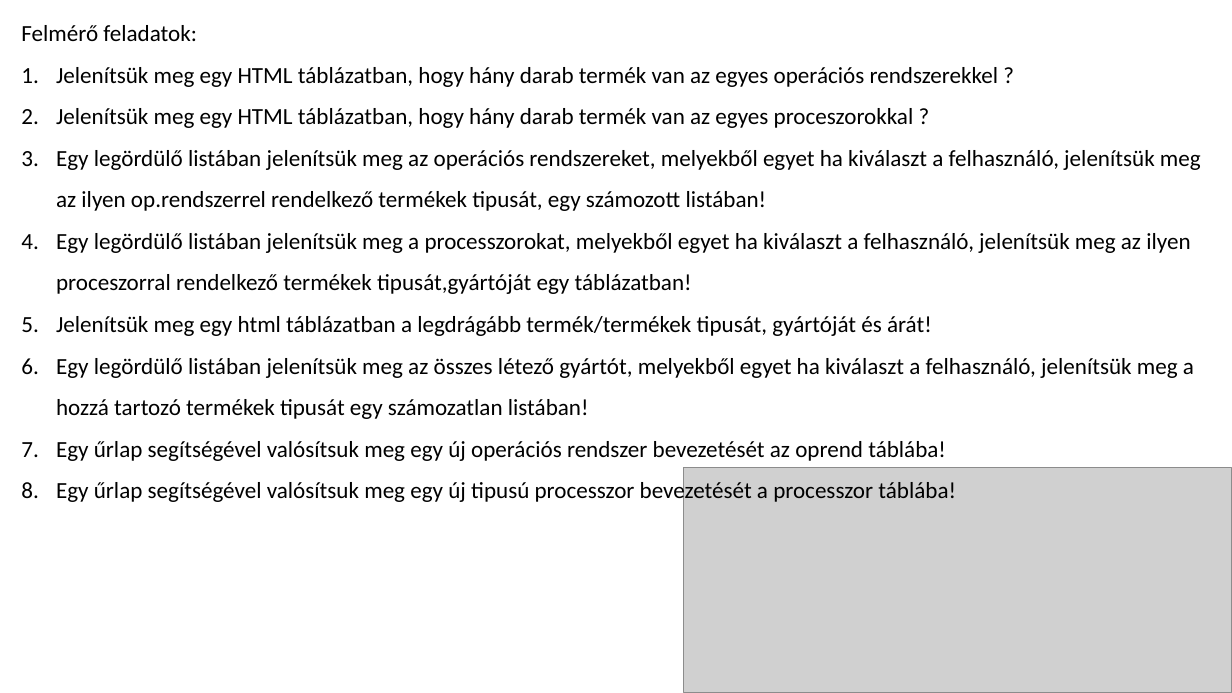
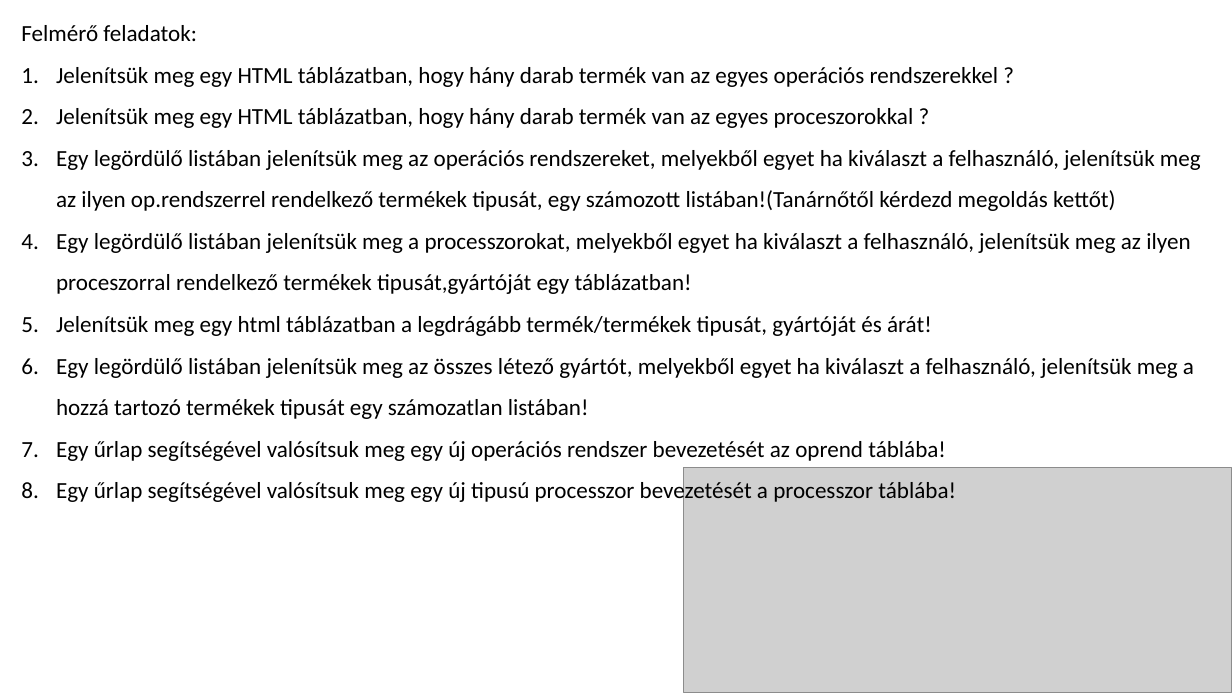
Before and after one commit to hlevente654/GyakorlatokWeb, a slide deck: slide 10 of 20210119/vizsgaMintaFeladatok.pptx. Drawn at 1232x693 pixels with LibreOffice and Linux fonts; fonts in the diff are those of the drawing; grey boxes stand for pictures. Boxes give left, top, right and bottom in pixels: in the first picture for what was removed or moved away, otherwise in the second. Text is boxed around its words. In the diff, an @@ line names an element or a change of style, - is before the commit and + after.

```diff
--- a/20210119/vizsgaMintaFeladatok.pptx
+++ b/20210119/vizsgaMintaFeladatok.pptx
@@ text at bbox=[56, 150, 1201, 211]: text changed @@
-3. Egy legördülő listában jelenítsük meg az operációs rendszereket, melyekből egyet ha kiválaszt a felhasználó, jelenítsük meg az ilyen op.rendszerrel rendelkező termékek tipusát, egy számozott listában!
+3. Egy legördülő listában jelenítsük meg az operációs rendszereket, melyekből egyet ha kiválaszt a felhasználó, jelenítsük meg az ilyen op.rendszerrel rendelkező termékek tipusát, egy számozott listában!(Tanárnőtől kérdezd megoldás kettőt)
```
Also in this commit, not shown: 60 other files.
